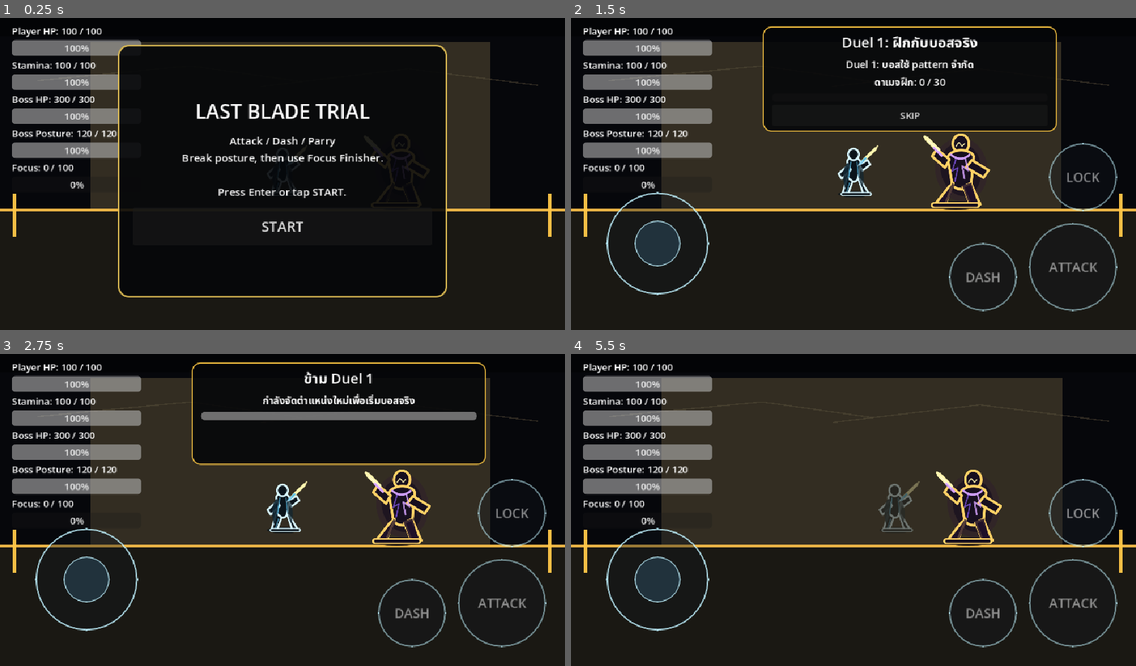
Above: before the commit, frames 1-4 (two rows, left to right).
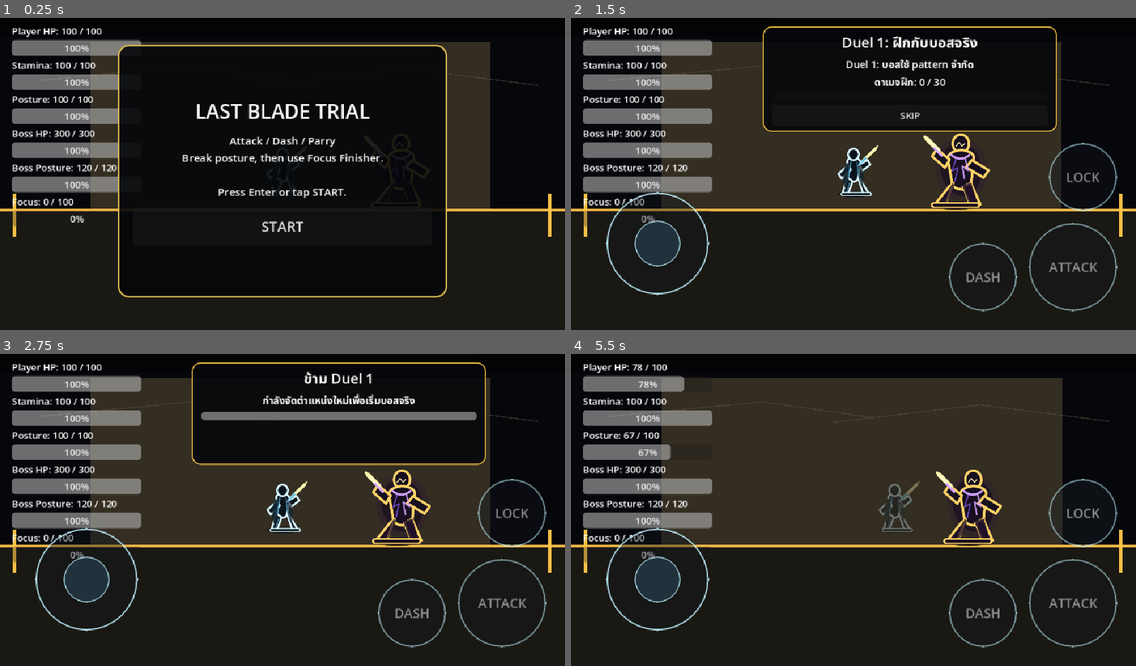
Above: after the commit, the same moments.

Repository: shanwinder/lastblade
Game: Godot game, scene res://scenes/main/BossBrokenMaster.tscn
Two runs of this game, one before a commit and one after it. Both use one fixed random seed, a clock stepped at 60 frames per second and the inputs below.
Inputs:
- Up to frame 1 (0.25 s): no input
- Up to frame 2 (1.5 s): click "START" at 0.5 s; click "SKIP" at 1.25 s
- Up to frame 3 (2.75 s): click "SKIP" at 2 s
- Up to frame 4 (5.5 s): click "ATTACK" at 2.75 s; click "DASH" at 3.5 s; click "LOCK" at 4.25 s; click "LOCKED" at 5 s

The runs differ from the first frame. In frame 1, 1.9% of the frame differs, in the area x 2-21%, y 25-67%; in frame 2, 2.1%; in frame 3, 2.1%; in frame 4, 2.9%, in the area x 2-25%, y 3-67%.

Commit message:
Add player posture to HUD

Diff:
--- a/last-blade-trial/HUD.gd
+++ b/last-blade-trial/HUD.gd
@@ -2,8 +2,8 @@
 
 # =========================
 # HUD.gd
-# ใช้แสดงค่า HP, Stamina ของ Player
-# และ HP, Posture ของ Enemy หรือ Boss
+# ใช้แสดงค่า HP, Stamina, Focus และ Posture ของ Player
+# รวมถึง HP และ Posture ของ Enemy หรือ Boss
 # =========================
 
 # =========================
@@ -28,6 +28,11 @@
 # หลอด Focus ของผู้เล่น
 @onready var focus_bar: ProgressBar = $Control/VBoxContainer/FocusBar
 
+# ข้อความ Player Posture สร้างด้วยโค้ด เพื่อไม่ต้องแก้ scene ด้วยมือในรอบนี้
+var player_posture_label: Label = null
+
+# หลอด Player Posture สร้างด้วยโค้ด เพื่อไม่ต้องแก้ scene ด้วยมือในรอบนี้
+var player_posture_bar: ProgressBar = null
 
 # =========================
 # อ้างอิง Label และ ProgressBar ของ Enemy
@@ -49,8 +54,8 @@
 # Flow หลักตอนนี้ให้ GameLoopManager แสดงหน้า Start / Victory / Defeated / Upgrade
 @onready var game_result_label: Label = $Control/GameResultLabel
 
-# Label สำหรับแสดงคำเตือนท่าศัตรู เช่น PARRY! หรือ DASH!
-# สร้างด้วยโค้ดใน _ready() เพื่อไม่ต้องแก้ Main.tscn ตอนนี้
+# Label สำหรับแสดงคำเตือนท่าศัตรู เช่น DEFLECT! หรือ DASH!
+# ตอนนี้ Boss แสดง hint เหนือหัวตัวเองแล้ว ตัวนี้จึงเป็น fallback เฉย ๆ
 var attack_hint_label: Label
 
 # ใช้เช็กว่าเกมจบแล้วหรือยัง สำหรับ fallback display เท่านั้น
@@ -59,6 +64,7 @@
 # ชื่อเป้าหมายที่ HUD จะใช้แสดงบนจอ
 # ค่าเริ่มต้นเป็น Enemy เผื่อในอนาคตมีศัตรูทั่วไป
 var combat_target_display_name: String = "Enemy"
+
 
 func find_combat_target():
 	# หาเป้าหมายต่อสู้หลักจาก group combat_target
@@ -89,6 +95,7 @@
 	print("HUD ERROR: combat target not found")
 	return null
 
+
 func update_combat_target_display_name(target) -> void:
 	# ตั้งค่าเริ่มต้นไว้ก่อน เผื่อ target ไม่มีข้อมูลชื่อแสดงผล
 	combat_target_display_name = "Enemy"
@@ -109,11 +116,15 @@
 	# วิธีสำรอง ถ้าชื่อ node มีคำว่า Boss ให้แสดงเป็น Boss
 	if "Boss" in target.name:
 		combat_target_display_name = "Boss"
+
 
 func _ready() -> void:
 	# กันกรณี reload scene ตอนเกมกำลัง Hit Stop
 	# ให้เริ่มฉากใหม่ด้วยความเร็วปกติเสมอ
 	Engine.time_scale = 1.0
+
+	# สร้าง Player Posture UI เพิ่มด้วยโค้ด เพื่อลดการแก้ BossBrokenMaster.tscn ใน phase นี้
+	create_player_posture_widgets()
 
 	# หา node Player จาก Main
 	var player = get_parent().get_node("Player")
@@ -141,7 +152,7 @@
 		combat_target_display_name = "Enemy"
 
 	# เชื่อม signal จาก Player มายัง HUD
-	# เมื่อ HP หรือ Stamina เปลี่ยน HUD จะอัปเดตทันที
+	# เมื่อ HP, Stamina, Focus หรือ Player Posture เปลี่ยน HUD จะอัปเดตทันที
 	player.stats_changed.connect(update_player_stats)
 
 	# เชื่อม signal จาก Enemy หรือ Boss มายัง HUD
@@ -149,7 +160,7 @@
 	enemy.enemy_stats_changed.connect(update_enemy_stats)
 
 	# เชื่อม signal คำเตือนท่าศัตรู
-	# ถ้า EnemyDummy มี signal นี้ ให้ HUD แสดงข้อความ PARRY! หรือ DASH!
+	# ถ้า Boss มี signal นี้ ให้ HUD รับไว้ แต่ปัจจุบัน Boss แสดงเหนือหัวเอง
 	if enemy.has_signal("enemy_attack_hint_changed"):
 		enemy.enemy_attack_hint_changed.connect(update_attack_hint)
 
@@ -165,27 +176,67 @@
 	# สร้าง Label สำหรับคำเตือนท่าศัตรู
 	create_attack_hint_label()
 
+	# อ่านค่า Player Posture แบบปลอดภัย เผื่อเปิด scene เก่าที่ยังไม่มีตัวแปรนี้
+	var current_posture := 100.0
+	var max_posture := 100.0
+	var player_current_posture_value = player.get("current_player_posture")
+	var player_max_posture_value = player.get("max_player_posture")
+
+	if player_current_posture_value != null:
+		current_posture = float(player_current_posture_value)
+	if player_max_posture_value != null:
+		max_posture = float(player_max_posture_value)
+
 	update_player_stats(
-	player.current_hp,
-	player.max_hp,
-	player.current_stamina,
-	player.max_stamina,
-	player.current_focus,
-	player.max_focus
-)
+		player.current_hp,
+		player.max_hp,
+		player.current_stamina,
+		player.max_stamina,
+		player.current_focus,
+		player.max_focus,
+		current_posture,
+		max_posture
+	)
 
 	# อัปเดต HUD ของ Enemy ครั้งแรกตอนเริ่มเกม
 	update_enemy_stats(enemy.current_hp, enemy.max_hp, enemy.current_posture, enemy.max_posture)
+
+
+func create_player_posture_widgets() -> void:
+	# สร้าง Player Posture Label/Bar ใน VBoxContainer ด้วยโค้ด
+	# เพื่อให้เพิ่ม HUD ใหม่ได้โดยไม่ต้องแก้ .tscn ด้วยมือใน phase นี้
+	var stats_container := $Control/VBoxContainer
+
+	player_posture_label = Label.new()
+	player_posture_label.name = "PlayerPostureLabel"
+	player_posture_label.text = "Posture: 100 / 100"
+	stats_container.add_child(player_posture_label)
+
+	player_posture_bar = ProgressBar.new()
+	player_posture_bar.name = "PlayerPostureBar"
+	player_posture_bar.custom_minimum_size = Vector2(220.0, 18.0)
+	player_posture_bar.max_value = 100.0
+	player_posture_bar.value = 100.0
+	stats_container.add_child(player_posture_bar)
+
+	# ย้าย Player Posture ไปไว้หลัง StaminaBar เพื่อให้เรียงเป็น HP / Stamina / Posture / Enemy / Focus
+	var stamina_bar_index := stats_container.get_children().find(stamina_bar)
+	if stamina_bar_index >= 0:
+		stats_container.move_child(player_posture_label, stamina_bar_index + 1)
+		stats_container.move_child(player_posture_bar, stamina_bar_index + 2)
+
 
 func create_attack_hint_label() -> void:
 	# ตอนนี้ย้ายข้อความเตือนการโจมตีไปไว้เหนือหัวบอสแล้ว
 	# จึงไม่ต้องสร้าง Label กลางจอใน HUD อีก
 	attack_hint_label = null
 
+
 func update_attack_hint(_hint_text: String, _hint_color: Color) -> void:
 	# ตอนนี้ BossBrokenMaster.gd แสดง hint เหนือหัวบอสเองแล้ว
 	# HUD จึงไม่ต้องอัปเดตข้อความเตือนกลางจอ
 	return
+
 
 func update_player_stats(
 	current_hp: int,
@@ -193,7 +244,9 @@
 	current_stamina: float,
 	max_stamina: float,
 	current_focus: float,
-	max_focus: float
+	max_focus: float,
+	current_player_posture: float,
+	max_player_posture: float
 ) -> void:
 	# อัปเดตข้อความ HP ผู้เล่น
 	hp_label.text = "Player HP: %d / %d" % [current_hp, max_hp]
@@ -208,6 +261,17 @@
 	# อัปเดตหลอด Stamina ผู้เล่น
 	stamina_bar.max_value = max_stamina
 	stamina_bar.value = current_stamina
+
+	# อัปเดต Player Posture
+	if player_posture_label != null:
+		if current_player_posture <= 0.0:
+			player_posture_label.text = "Posture: %d / %d  BROKEN" % [int(current_player_posture), int(max_player_posture)]
+		else:
+			player_posture_label.text = "Posture: %d / %d" % [int(current_player_posture), int(max_player_posture)]
+
+	if player_posture_bar != null:
+		player_posture_bar.max_value = max_player_posture
+		player_posture_bar.value = current_player_posture
 
 	# ถ้า Focus เต็ม ให้บอกผู้เล่นว่าพร้อมใช้ท่า Finisher
 	if current_focus >= max_focus:
@@ -219,6 +283,7 @@
 	focus_bar.max_value = max_focus
 	focus_bar.value = current_focus
 
+
 func update_enemy_stats(current_hp: int, max_hp: int, current_posture: float, max_posture: float) -> void:
 	# อัปเดตข้อความ HP ของเป้าหมายต่อสู้
 	# ถ้า target เป็นบอส จะแสดง Boss HP
@@ -236,32 +301,20 @@
 	enemy_posture_bar.max_value = max_posture
 	enemy_posture_bar.value = current_posture
 
-func _process(_delta: float) -> void:
-	# Restart flow ย้ายไปให้ GameLoopManager คุมทั้งหมดแล้ว
-	# HUD จึงไม่ reload scene ด้วยปุ่ม R อีก เพื่อไม่ให้ข้ามหน้าเลือก Upgrade หลังชนะ
-	return
 
 func show_game_over() -> void:
-	# ถ้าเกมจบไปแล้ว ไม่ต้องแสดงซ้ำ
+	# Fallback เท่านั้น ตอนนี้ GameLoopManager เป็นคนแสดงหน้าแพ้หลัก
 	if is_game_finished:
 		return
 
 	is_game_finished = true
-
-	# ไม่แสดงข้อความใหญ่ที่ HUD แล้ว ให้ GameLoopManager แสดง overlay หลักแทน
 	game_result_label.text = ""
 
-	print("GAME OVER")
-
 
 func show_victory() -> void:
-	# ถ้าเกมจบไปแล้ว ไม่ต้องแสดงซ้ำ
+	# Fallback เท่านั้น ตอนนี้ GameLoopManager เป็นคนแสดงหน้า Victory/Upgrade หลัก
 	if is_game_finished:
 		return
 
 	is_game_finished = true
-
-	# ไม่แสดงข้อความใหญ่ที่ HUD แล้ว ให้ GameLoopManager แสดง overlay หลักแทน
 	game_result_label.text = ""
-
-	print("VICTORY")
